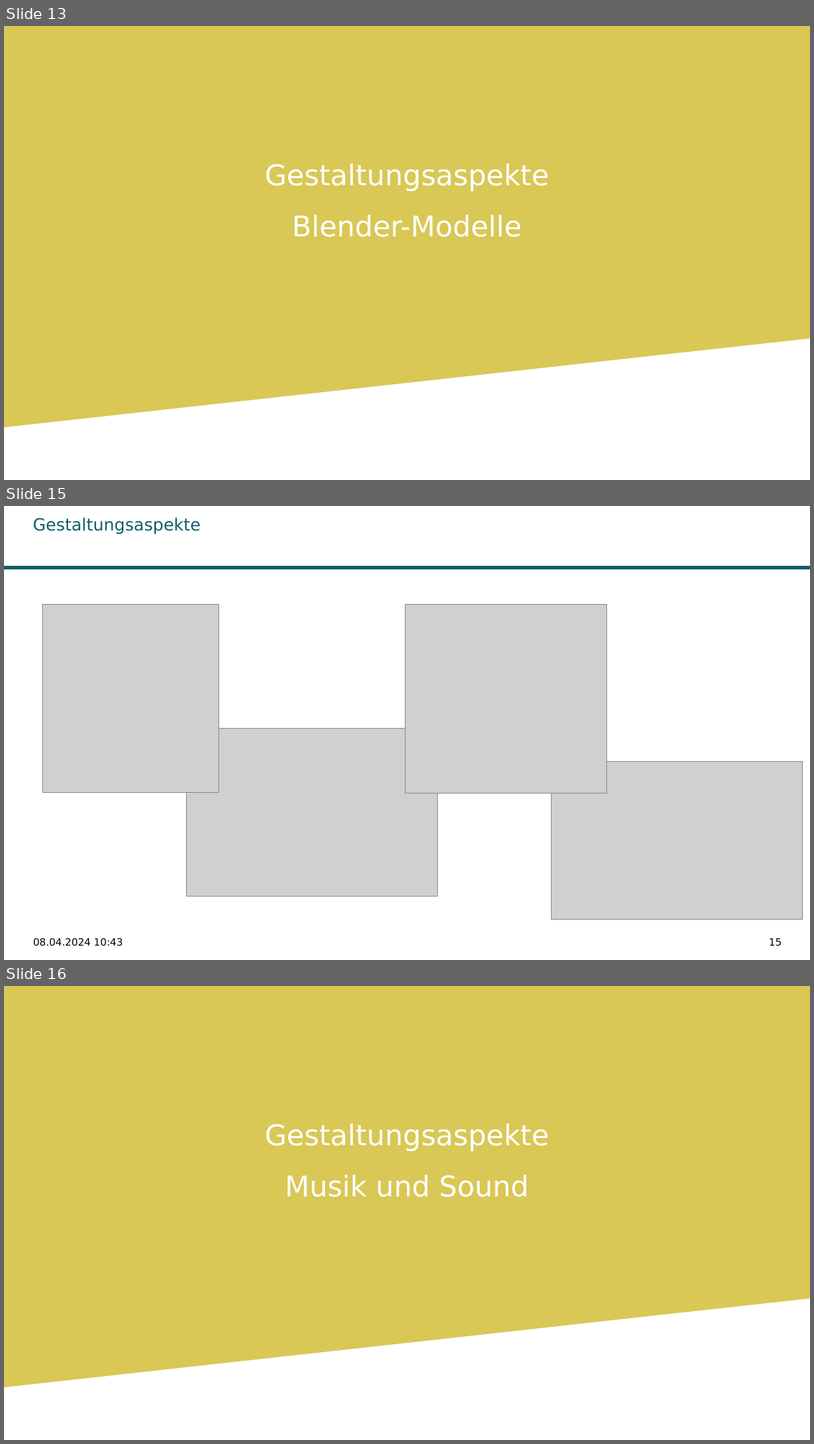
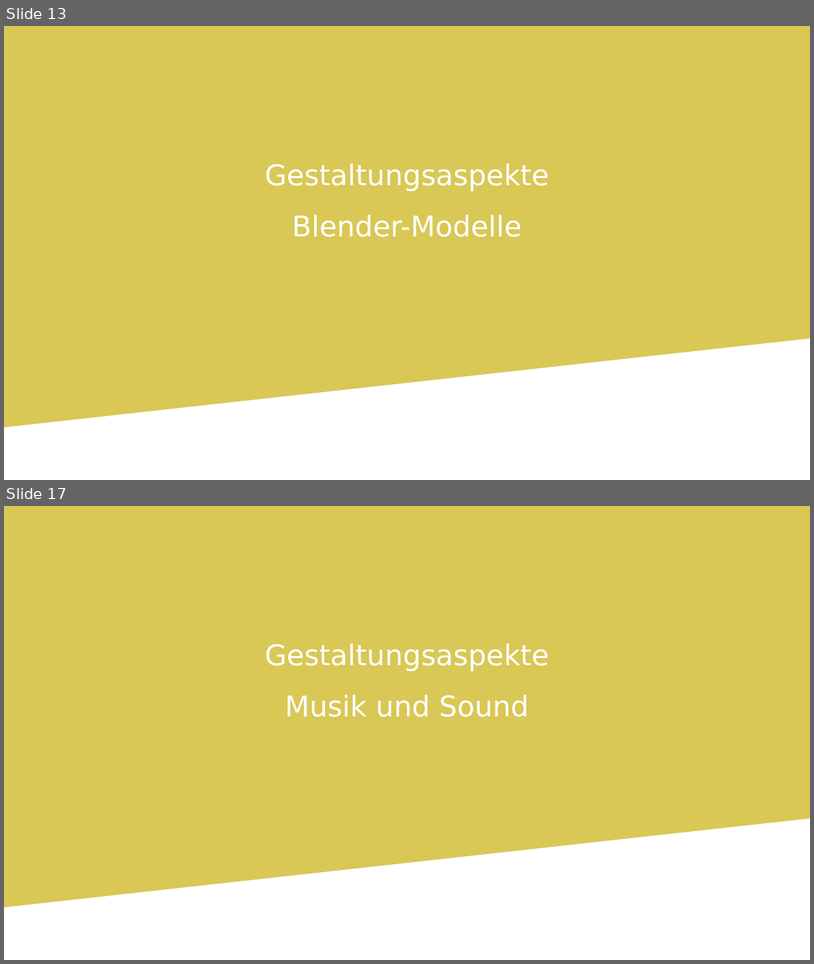
Before and after one commit to LaraBiewers/Teamprojekt_GameDev, a slide deck: Abschlusspraesentation.odp. Shown one above the other, each under a label of ours: slides 13, 15 and 16 before the commit, slides 13 and 17 after it; the slides between them are not shown. The pictures are 814x1444 and 814x964 pixels, drawn with LibreOffice and Linux fonts; fonts in the diff are those of the drawing; grey boxes stand for pictures; background and template pictures are left out. Boxes give left, top, right and bottom in pixels: in the first picture for what was removed or moved away, otherwise in the second. Text is boxed around its words. In the diff, an @@ line names an element or a change of style, - is before the commit and + after.

```diff
--- a/Abschlusspraesentation.odp
+++ b/Abschlusspraesentation.odp
@@ slide 15 removed at (x1=4, y1=506, x2=810, y2=960), background #FFFFFF @@
@@ title removed at (x1=33, y1=518, x2=201, y2=534) @@
-Gestaltungsaspekte
@@ freeform shape removed at (x1=4, y1=565, x2=810, y2=569) @@
@@ picture removed at (x1=43, y1=604, x2=219, y2=792) @@
@@ picture removed at (x1=406, y1=604, x2=607, y2=793) @@
@@ picture removed at (x1=187, y1=728, x2=437, y2=896) @@
@@ picture removed at (x1=551, y1=762, x2=802, y2=919) @@
@@ text removed at (x1=34, y1=937, x2=123, y2=946) @@
-08.04.2024 10:43
@@ page number removed at (x1=769, y1=937, x2=782, y2=946) @@
-15
@@ what was slide 16 is now slide 17 @@
```
Also in this commit, not shown: 7 slides changed, 2 slides added.
